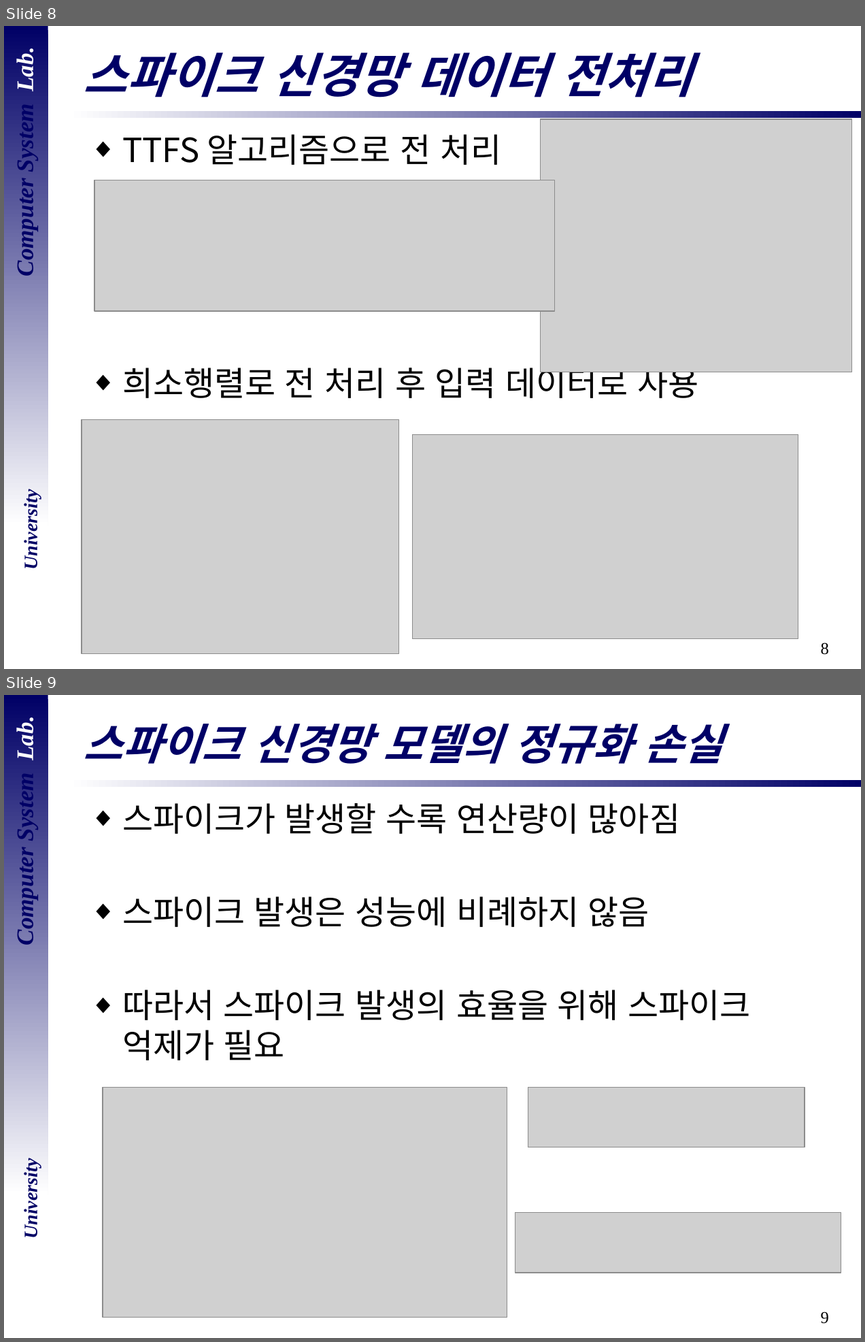
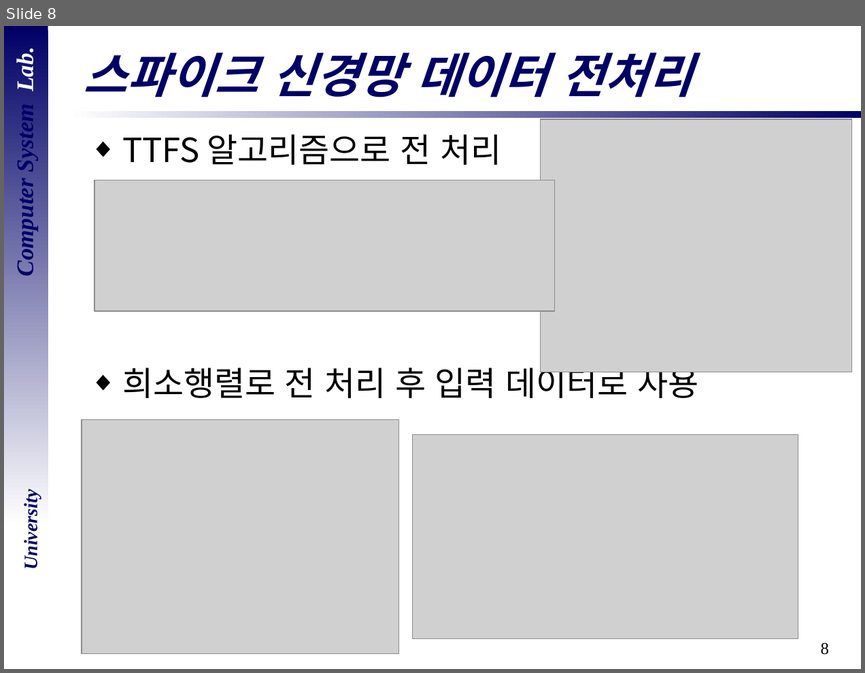
Before and after one commit to DevelopLee20/SNN, a slide deck: cs semina/졸업 논문 심사.pptx. Shown one above the other, each under a label of ours: slides 8 and 9 before the commit, slide 8 after it. The pictures are 865x1342 and 865x673 pixels, drawn with LibreOffice and Linux fonts; fonts in the diff are those of the drawing; grey boxes stand for pictures; background and template pictures are left out. Boxes give left, top, right and bottom in pixels: in the first picture for what was removed or moved away, otherwise in the second. Text is boxed around its words. In the diff, an @@ line names an element or a change of style, - is before the commit and + after.

```diff
--- a/cs semina/졸업 논문 심사.pptx
+++ b/cs semina/졸업 논문 심사.pptx
@@ slide 9 removed at [4,695,861,1338], background #FFFFFF; not listed: 5 template elements that a slide beside it also shows @@
@@ title removed at [84,724,723,764] @@
-스파이크 신경망 모델의 정규화 손실
@@ text removed at [122,803,751,1060] @@
-◆ 스파이크가 발생할 수록 연산량이 많아짐
-◆ 스파이크 발생은 성능에 비례하지 않음
-◆ 따라서 스파이크 발생의 효율을 위해 스파이크
-  억제가 필요
@@ picture removed at [103,1087,507,1317] @@
@@ picture removed at [528,1087,804,1147] @@
@@ picture removed at [515,1212,841,1272] @@
```
Also in this commit, not shown: 5 slides changed, 2 slides added, 1 other slide removed.
